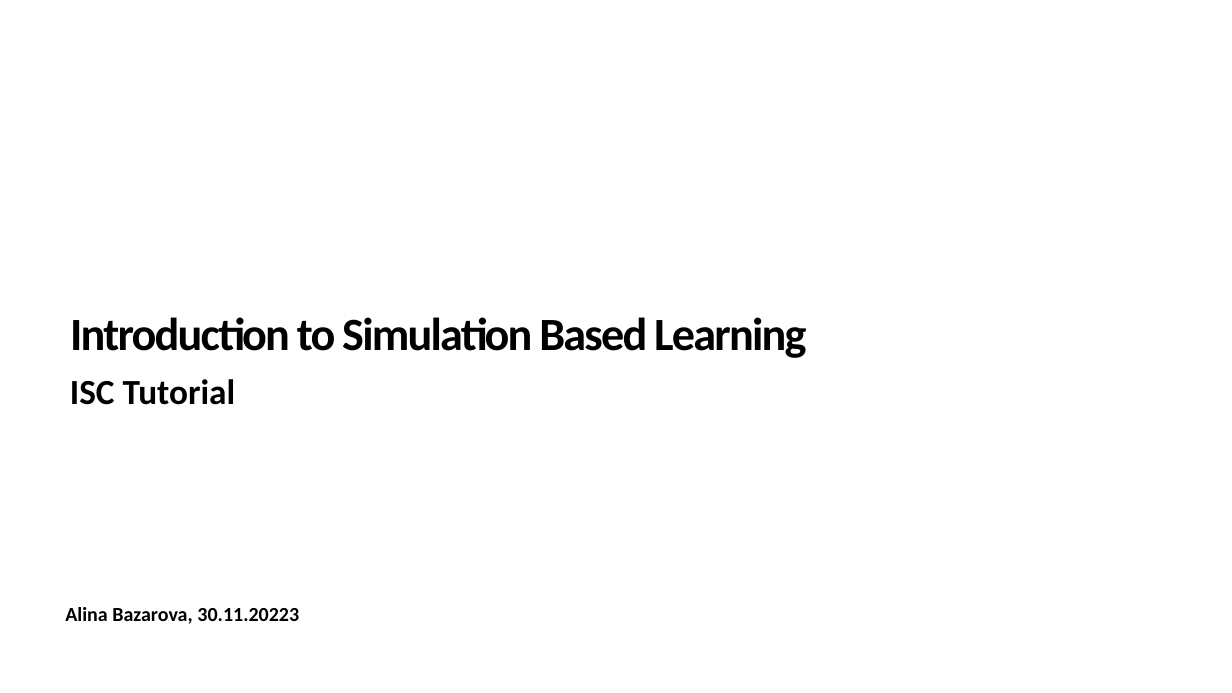
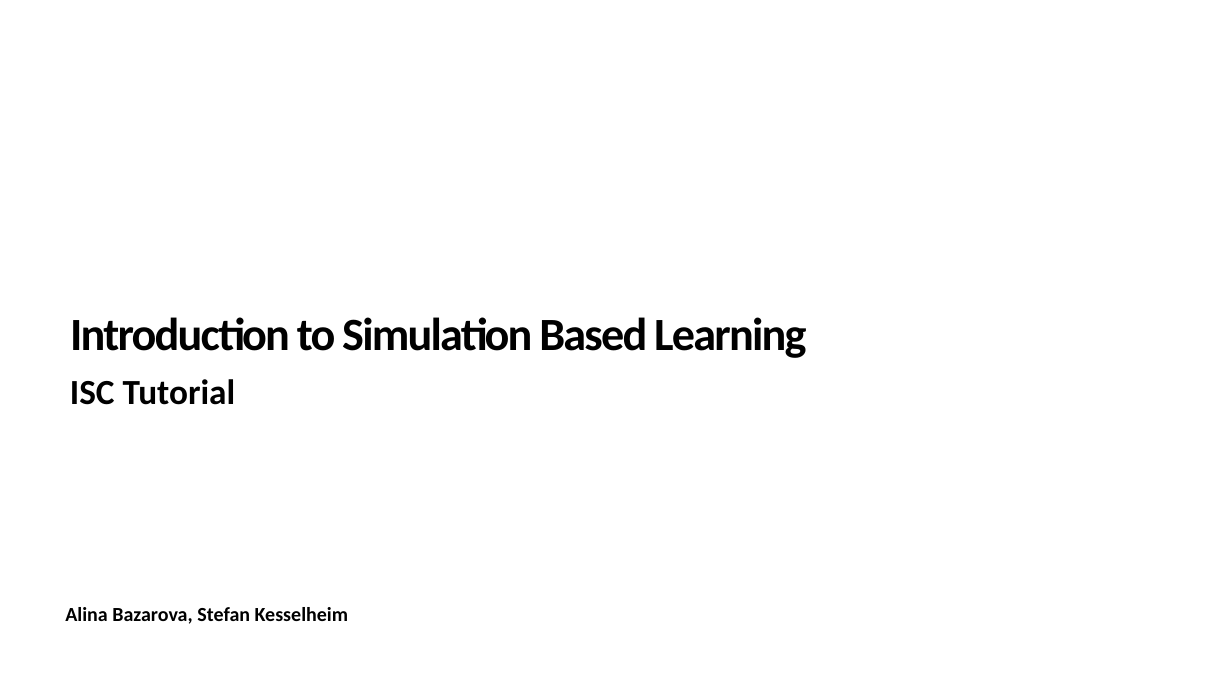
Before and after one commit to albazarova/sbi_intro, a slide deck: slide 1 of SBI_tutorial_v1.2.pptx. Drawn at 1232x693 pixels with LibreOffice and Linux fonts; fonts in the diff are those of the drawing. Boxes give left, top, right and bottom in pixels: in the first picture for what was removed or moved away, otherwise in the second. Text is boxed around its words. In the diff, an @@ line names an element or a change of style, - is before the commit and + after.

```diff
--- a/SBI_tutorial_v1.2.pptx
+++ b/SBI_tutorial_v1.2.pptx
@@ text at (x1=65, y1=607, x2=349, y2=624): text changed @@
-Alina Bazarova, 30.11.20223
+Alina Bazarova, Stefan Kesselheim
```
Also in this commit, not shown: 4 other slides changed.
